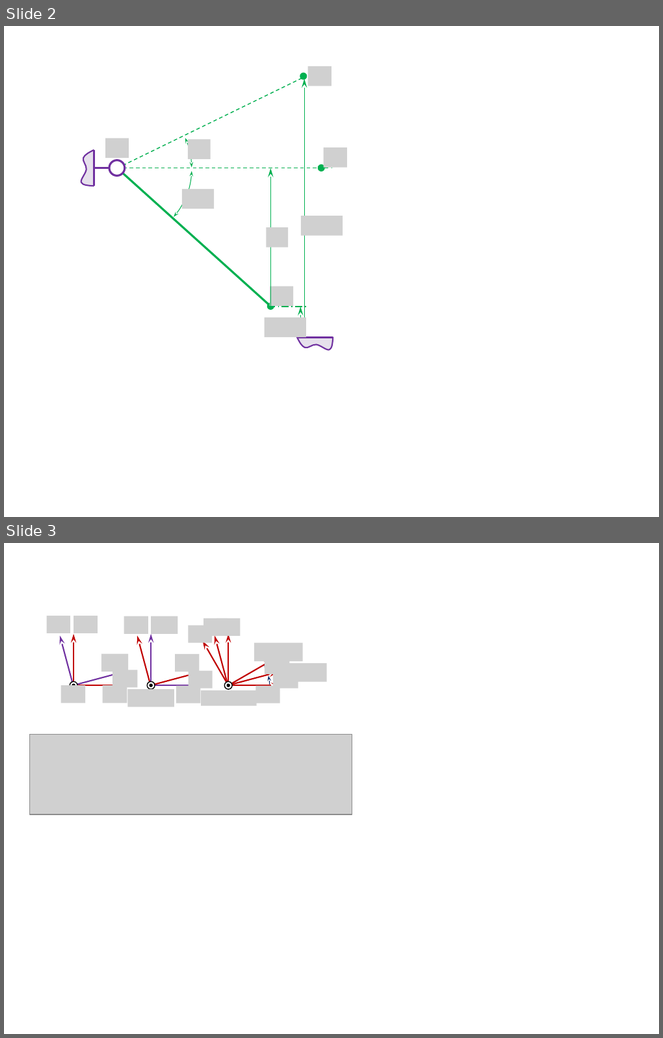
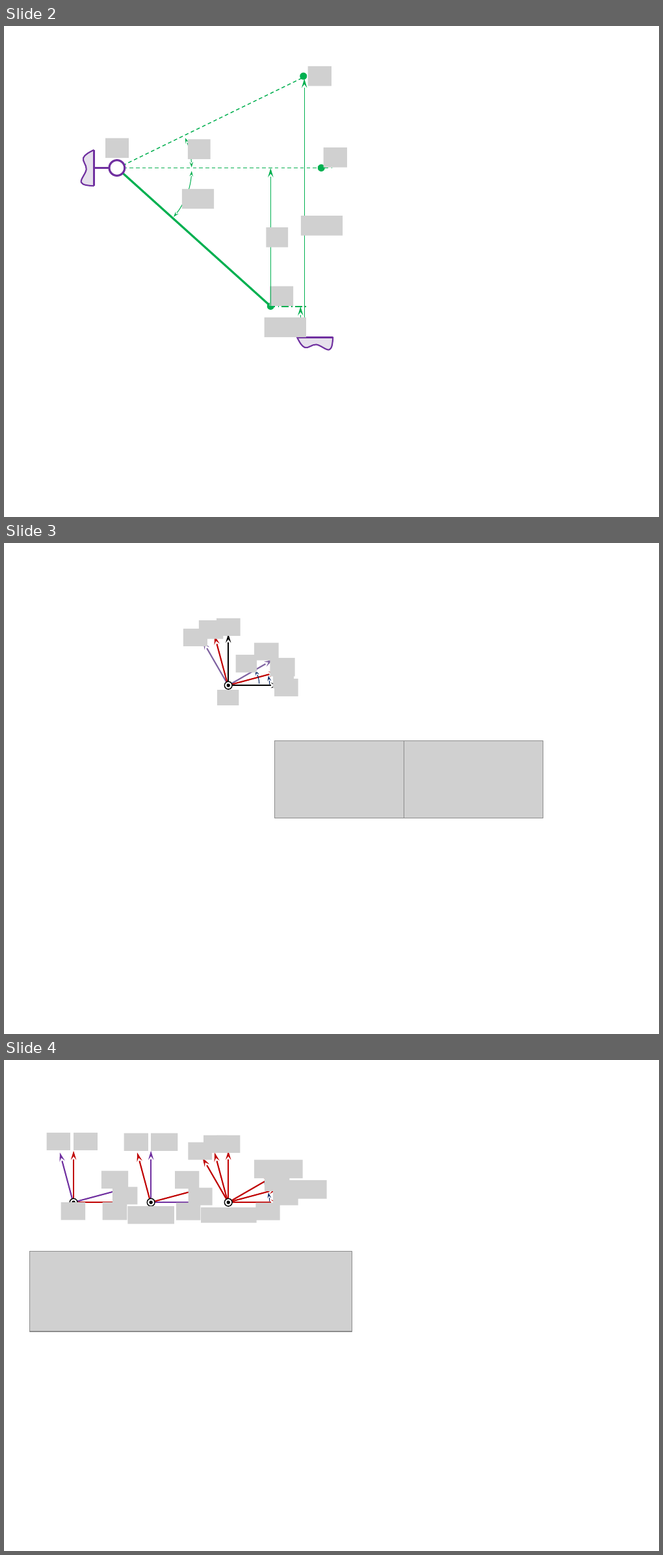
Before and after one commit to xpessoles/Cy_04_PSI_ModelisationDynamique, a slide deck: Revisions_Statique/Fiche_01_Statique_2D_TD_01_Hayon/images/Figures.pptx. Shown one above the other, each under a label of ours: slides 2 and 3 before the commit, slides 2, 3 and 4 after it. The pictures are 663x1038 and 663x1555 pixels, drawn with LibreOffice and Linux fonts; fonts in the diff are those of the drawing; grey boxes stand for pictures. Boxes give left, top, right and bottom in pixels: in the first picture for what was removed or moved away, otherwise in the second. Text is boxed around its words. In the diff, an @@ line names an element or a change of style, - is before the commit and + after.

```diff
--- a/Revisions_Statique/Fiche_01_Statique_2D_TD_01_Hayon/images/Figures.pptx
+++ b/Revisions_Statique/Fiche_01_Statique_2D_TD_01_Hayon/images/Figures.pptx
@@ slide 3 added at [4, 543, 659, 1034], background #FFFFFF @@
@@ picture added at [198, 620, 223, 639] @@
@@ picture added at [217, 618, 240, 636] @@
@@ picture added at [183, 629, 207, 646] @@
@@ arrow added from (228, 686) to (215, 635), #C00000 1.5 pt @@
@@ arrow added from (229, 686) to (229, 634), #000000 1.5 pt @@
@@ arc (boxed as its full ellipse) added at [187, 644, 270, 727], outline #002060 0.75 pt @@
@@ arc (boxed as its full ellipse) added at [197, 654, 259, 716], outline #002060 0.75 pt @@
@@ arrow added from (229, 686) to (202, 641), #8064A2 1.5 pt @@
@@ arrow added from (229, 686) to (273, 659), #8064A2 1.5 pt @@
@@ picture added at [236, 655, 257, 673] @@
@@ picture added at [254, 642, 278, 660] @@
@@ picture added at [270, 658, 295, 677] @@
@@ arrow added from (228, 686) to (278, 672), #C00000 1.5 pt @@
@@ picture added at [273, 671, 295, 689] @@
@@ picture added at [274, 679, 298, 696] @@
@@ picture added at [217, 690, 239, 705] @@
@@ ellipse added at [225, 682, 233, 690], fill #FFFFFF, outline #000000 1 pt @@
@@ ellipse added at [228, 685, 230, 687], fill #000000, outline #000000 1 pt @@
@@ arrow added from (229, 686) to (280, 686), #000000 1.5 pt @@
@@ picture added at [274, 741, 404, 819] @@
@@ picture added at [404, 741, 543, 819] @@
@@ what was slide 3 is now slide 4 @@
```
Also in this commit, not shown: 1 slide changed, 3 other files.
